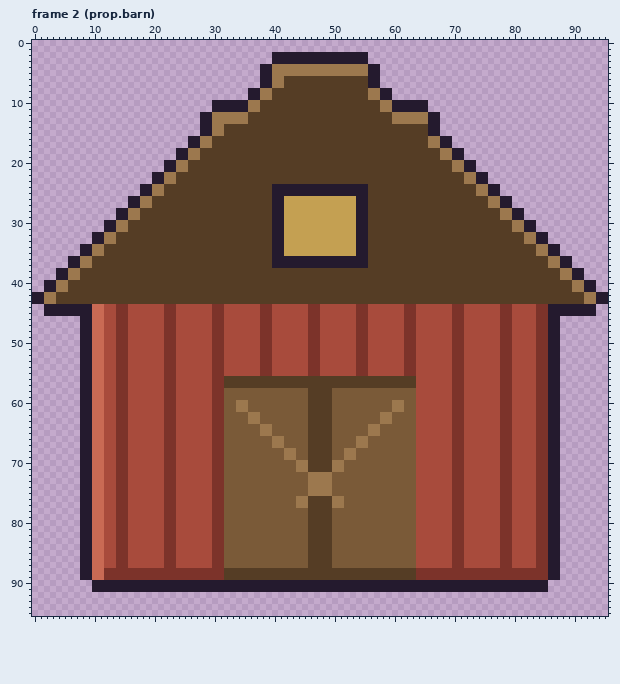
Two versions of one pixel-art file, build/aseprite/props_big.aseprite. The picture above was drawn from the file before the commit.
96x96 pixels, 4 frames. Shown: frame 2 (prop.barn). The commit also changed other frames, which this record leaves out.
The same view after the edit:
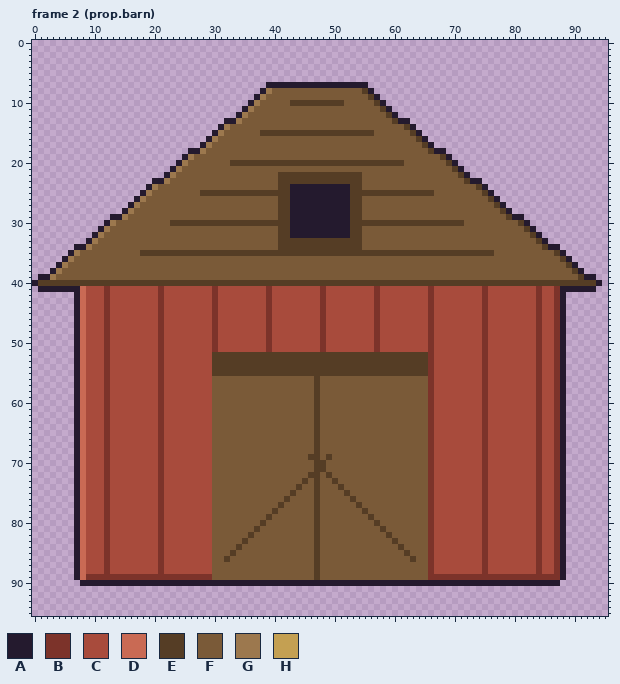
Palette (. is transparent): A #241a2e  B #7c332a  C #a84b3c  D #c96a54  E #553d25  F #7a5a38  G #9c784e  H #c4a052
Difference:
Changed rows in their new state; - is an unchanged pixel.
Frame 2 (prop.barn):
first column x 0:
 2 ----------------------------------------................----------------------------------------
 3 ----------------------------------------................----------------------------------------
 4 --------------------------------------....................--------------------------------------
 5 --------------------------------------....................--------------------------------------
 6 --------------------------------------....................--------------------------------------
 7 --------------------------------------.-AAAAAAAAAAAAAAAA..--------------------------------------
 8 ------------------------------------..A-FFFFFFFFFFFFFFF-A...------------------------------------
 9 ------------------------------------.--FFFFFFFFFFFFFFFFFEA..------------------------------------
10 ------------------------------......A-FFFFF---------FFFFF-A.......------------------------------
11 ------------------------------.....--FFFFFFFFFFFFFFFFFFFFFEA......------------------------------
12 ----------------------------......A-FFFFFFFFFFFFFFFFFFFFFFF-A.......----------------------------
13 ----------------------------....AA-FFFFFFFFFFFFFFFFFFFFFFFFFEAA.....----------------------------
14 ----------------------------...AGFFFFFFFFFFFFFFFFFFFFFFFFFFFFF-A....----------------------------
15 ----------------------------..A-FFFFFF-------------------FFFFFF-A...----------------------------
16 --------------------------...AGFFFFFFFFFFFFFFFFFFFFFFFFFFFFFFFFF-A....--------------------------
17 --------------------------..A-FFFFFFFFFFFFFFFFFFFFFFFFFFFFFFFFFFF-A...--------------------------
18 ------------------------..AAGFFFFFFFFFFFFFFFFFFFFFFFFFFFFFFFFFFFFF-AA...------------------------
19 ------------------------.--FFFFFFFFFFFFFFFFFFFFFFFFFFFFFFFFFFFFFFFFFEA..------------------------
20 ----------------------..A-FFFFFFF-----------------------------FFFFFFF-A...----------------------
21 ----------------------.--FFFFFFFFFFFFFFFFFFFFFFFFFFFFFFFFFFFFFFFFFFFFFEA..----------------------
22 --------------------..A-FFFFFFFFFFFFFFFFF--------------FFFFFFFFFFFFFFFF-A...--------------------
23 -----------------------FFFFFFFFFFFFFFFFFF--------------FFFFFFFFFFFFFFFFFEA-.--------------------
24 ------------------.--FFFFFFFFFFFFFFFFFFFFEE----------EEFFFFFFFFFFFFFFFFFFFEA..------------------
25 -------------------GFFFFFFFF------------EEE----------EEE-----------FFFFFFFFE-.------------------
26 ----------------.--FFFFFFFFFFFFFFFFFFFFFFEEAAAAAAAAAAEEFFFFFFFFFFFFFFFFFFFFFEA..----------------
27 -----------------GFFFFFFFFFFFFFFFFFFFFFFFEEAAAAAAAAAAEEFFFFFFFFFFFFFFFFFFFFFFE-.----------------
28 --------------.--FFFFFFFFFFFFFFFFFFFFFFFFEEAAAAAAAAAAEEFFFFFFFFFFFFFFFFFFFFFFFEA..--------------
29 -------------A-GFFFFFFFFFFFFFFFFFFFFFFFFFEEAAAAAAAAAAEEFFFFFFFFFFFFFFFFFFFFFFFFE----------------
30 -------------GFFFFFFFFF-----------------EEEAAAAAAAAAAEEE----------------FFFFFFFFFE-.------------
31 -----------AGFFFFFFFFFFFFFFFFFFFFFFFFFFFFEEAAAAAAAAAAEEFFFFFFFFFFFFFFFFFFFFFFFFFFFE-------------
32 -----------GFFFFFFFFFFFFFFFFFFFFFFFFFFFFFEEAAAAAAAAAAEEFFFFFFFFFFFFFFFFFFFFFFFFFFFFE-.----------
33 ---------AGFFFFFFFFFFFFFFFFFFFFFFFFFFFFFFEEEEEEEEEEEEEEFFFFFFFFFFFFFFFFFFFFFFFFFFFFFE-----------
34 -------A-GFFFFFFFFFFFFFFFFFFFFFFFFFFFFFFFEEEEEEEEEEEEEEFFFFFFFFFFFFFFFFFFFFFFFFFFFFFFE----------
35 ------AGFFFFFFFFFF----------------------EEEEEEEEEEEEEEEE---------------------FFFFFFFFFFEA-------
36 -----AGFFFFFFFFFFFFFFFFFFFFFFFFFFFFFFFFFFFFFFFFFFFFFFFFFFFFFFFFFFFFFFFFFFFFFFFFFFFFFFFFFE-------
37 ----AGFFFFFFFFFFFFFFFFFFFFFFFFFFFFFFFFFFFFFFFFFFFFFFFFFFFFFFFFFFFFFFFFFFFFFFFFFFFFFFFFFFFEA-----
38 ---AGFFFFFFFFFFFFFFFFFFFFFFFFFFFFFFFFFFFFFFFFFFFFFFFFFFFFFFFFFFFFFFFFFFFFFFFFFFFFFFFFFFFFFE-----
39 -AAGFFFFFFFFFFFFFFFFFFFFFFFFFFFFFFFFFFFFFFFFFFFFFFFFFFFFFFFFFFFFFFFFFFFFFFFFFFFFFFFFFFFFFFFEAA--
40 AEEEEE------------------------------------------------------------------------------------EEEEA-
41 -A--AAAADCCCBCCCCCCCCBCCCCCCCCBCCCCCCCCBCCCCCCCCBCCCCCCCCBCCCCCCCCBCCCCCCCCBCCCCCCCCBCCBAAAA----
42 .......ADCCCBCCCCCCCCBCCCCCCCCBCCCCCCCCBCCCCCCCCBCCCCCCCCBCCCCCCCCBCCCCCCCCBCCCCCCCCBCCBA.......
43 .......ADCCCBCCCCCCCCBCCCCCCCCBCCCCCCCCBCCCCCCCCBCCCCCCCCBCCCCCCCCBCCCCCCCCBCCCCCCCCBCCBA.......
44 --.....-DCCCB-CC-----BCC-------C------C-------CCB-----CC-B----CC--B---CC---B--CC-----CCB-.....--
45 --.....-DCCCB-CC-----BCC-------C------C-------CCB-----CC-B----CC--B---CC---B--CC-----CCB-.....--
46 -------ADCCCB-CC-----BCC-------C------C-------CCB-----CC-B----CC--B---CC---B--CC-----CCBA-------
47 -------ADCCCB-CC-----BCC-------C------C-------CCB-----CC-B----CC--B---CC---B--CC-----CCBA-------
48 -------ADCCCB-CC-----BCC-------C------C-------CCB-----CC-B----CC--B---CC---B--CC-----CCBA-------
49 -------ADCCCB-CC-----BCC-------C------C-------CCB-----CC-B----CC--B---CC---B--CC-----CCBA-------
50 -------ADCCCB-CC-----BCC-------C------C-------CCB-----CC-B----CC--B---CC---B--CC-----CCBA-------
51 -------ADCCCB-CC-----BCC-------C------C-------CCB-----CC-B----CC--B---CC---B--CC-----CCBA-------
52 -------ADCCCB-CC-----BCC------EEEEEEEEEEEEEEEEEEEEEEEEEEEEEEEEEEEEB---CC---B--CC-----CCBA-------
53 -------ADCCCB-CC-----BCC------EEEEEEEEEEEEEEEEEEEEEEEEEEEEEEEEEEEEB---CC---B--CC-----CCBA-------
54 -------ADCCCB-CC-----BCC------EEEEEEEEEEEEEEEEEEEEEEEEEEEEEEEEEEEEB---CC---B--CC-----CCBA-------
55 -------ADCCCB-CC-----BCC------EEEEEEEEEEEEEEEEEEEEEEEEEEEEEEEEEEEEB---CC---B--CC-----CCBA-------
56 -------ADCCCB-CC-----BCC------FFFFFFFFFFFFFFFFF-FFFFFFFFFFFFFFFFFFB---CC---B--CC-----CCBA-------
57 -------ADCCCB-CC-----BCC------FFFFFFFFFFFFFFFFF-FFFFFFFFFFFFFFFFFFB---CC---B--CC-----CCBA-------
58 -------ADCCCB-CC-----BCC------FF--------------F-FF--------------FFB---CC---B--CC-----CCBA-------
59 -------ADCCCB-CC-----BCC------FF--------------F-FF--------------FFB---CC---B--CC-----CCBA-------
60 -------ADCCCB-CC-----BCC------FF--FF----------F-FF----------FF--FFB---CC---B--CC-----CCBA-------
61 -------ADCCCB-CC-----BCC------FF--FF----------F-FF----------FF--FFB---CC---B--CC-----CCBA-------
62 -------ADCCCB-CC-----BCC------FF----FF--------F-FF--------FF----FFB---CC---B--CC-----CCBA-------
63 -------ADCCCB-CC-----BCC------FF----FF--------F-FF--------FF----FFB---CC---B--CC-----CCBA-------
64 -------ADCCCB-CC-----BCC------FF------FF------F-FF------FF------FFB---CC---B--CC-----CCBA-------
65 -------ADCCCB-CC-----BCC------FF------FF------F-FF------FF------FFB---CC---B--CC-----CCBA-------
66 -------ADCCCB-CC-----BCC------FF--------FF----F-FF----FF--------FFB---CC---B--CC-----CCBA-------
67 -------ADCCCB-CC-----BCC------FF--------FF----F-FF----FF--------FFB---CC---B--CC-----CCBA-------
68 -------ADCCCB-CC-----BCC------FF----------FF--F-FF--FF----------FFB---CC---B--CC-----CCBA-------
69 -------ADCCCB-CC-----BCC------FF----------FF----F---FF----------FFB---CC---B--CC-----CCBA-------
70 -------ADCCCB-CC-----BCC------FF------------FFF--FFF------------FFB---CC---B--CC-----CCBA-------
71 -------ADCCCB-CC-----BCC------FF------------FFF--FFF------------FFB---CC---B--CC-----CCBA-------
72 -------ADCCCB-CC-----BCC------FF--------------EEFE--------------FFB---CC---B--CC-----CCBA-------
73 -------ADCCCB-CC-----BCC------FF-------------EFEFFE-------------FFB---CC---B--CC-----CCBA-------
74 -------ADCCCB-CC-----BCC------FF------------E-FEFF-E------------FFB---CC---B--CC-----CCBA-------
75 -------ADCCCB-CC-----BCC------FF-----------E--FEFF--E-----------FFB---CC---B--CC-----CCBA-------
76 -------ADCCCB-CC-----BCC------FF----------E-FFF-FFFF-E----------FFB---CC---B--CC-----CCBA-------
77 -------ADCCCB-CC-----BCC------FF---------E--FFF-FFFF--E---------FFB---CC---B--CC-----CCBA-------
78 -------ADCCCB-CC-----BCC------FF--------E-----F-FF-----E--------FFB---CC---B--CC-----CCBA-------
79 -------ADCCCB-CC-----BCC------FF-------E------F-FF------E-------FFB---CC---B--CC-----CCBA-------
80 -------ADCCCB-CC-----BCC------FF------E-------F-FF-------E------FFB---CC---B--CC-----CCBA-------
81 -------ADCCCB-CC-----BCC------FF-----E--------F-FF--------E-----FFB---CC---B--CC-----CCBA-------
82 -------ADCCCB-CC-----BCC------FF----E---------F-FF---------E----FFB---CC---B--CC-----CCBA-------
83 -------ADCCCB-CC-----BCC------FF---E----------F-FF----------E---FFB---CC---B--CC-----CCBA-------
84 -------ADCCCB-CC-----BCC------FF--E-----------F-FF-----------E--FFB---CC---B--CC-----CCBA-------
85 -------ADCCCB-CC-----BCC------FF-E------------F-FF------------E-FFB---CC---B--CC-----CCBA-------
86 -------ADCCCB-CC-----BCC------FFE-------------F-FF-------------EFFB---CC---B--CC-----CCBA-------
87 -------ADCCCB-CC-----BCC------FF--------------F-FF--------------FFB---CC---B--CC-----CCBA-------
88 -------ADCCC-CCCCCCCC-CCCCCCCCFFFFFFFFFFFFFFFFF-FFFFFFFFFFFFFFFFFF-CCCCCCCC-CCCCCCCC-CCBA-------
89 -------ADBBB------------------FFFFFFFFFFFFFFFFF-FFFFFFFFFFFFFFFFFF--------------------BBA-------
90 --------AA----------------------------------------------------------------------------AA--------
91 ----------............................................................................----------
Changed places in both pictures, as pixel boxes (x1, y1, x2, y2):
changed: (32, 52, 608, 592)
